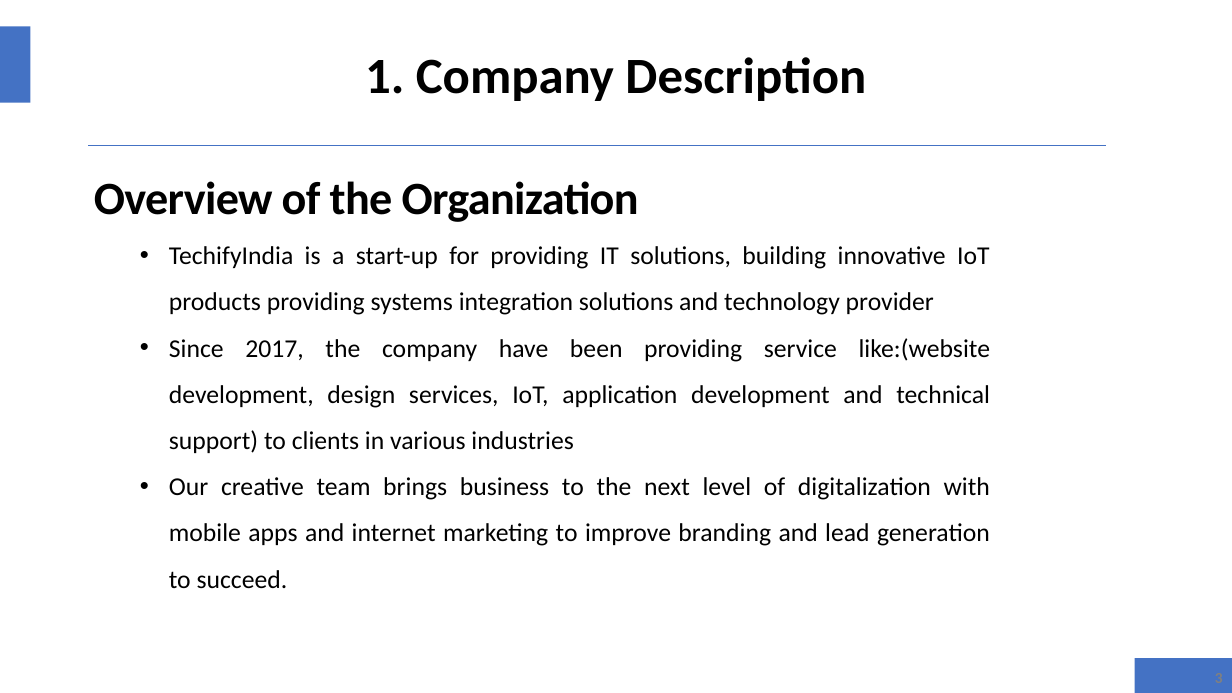
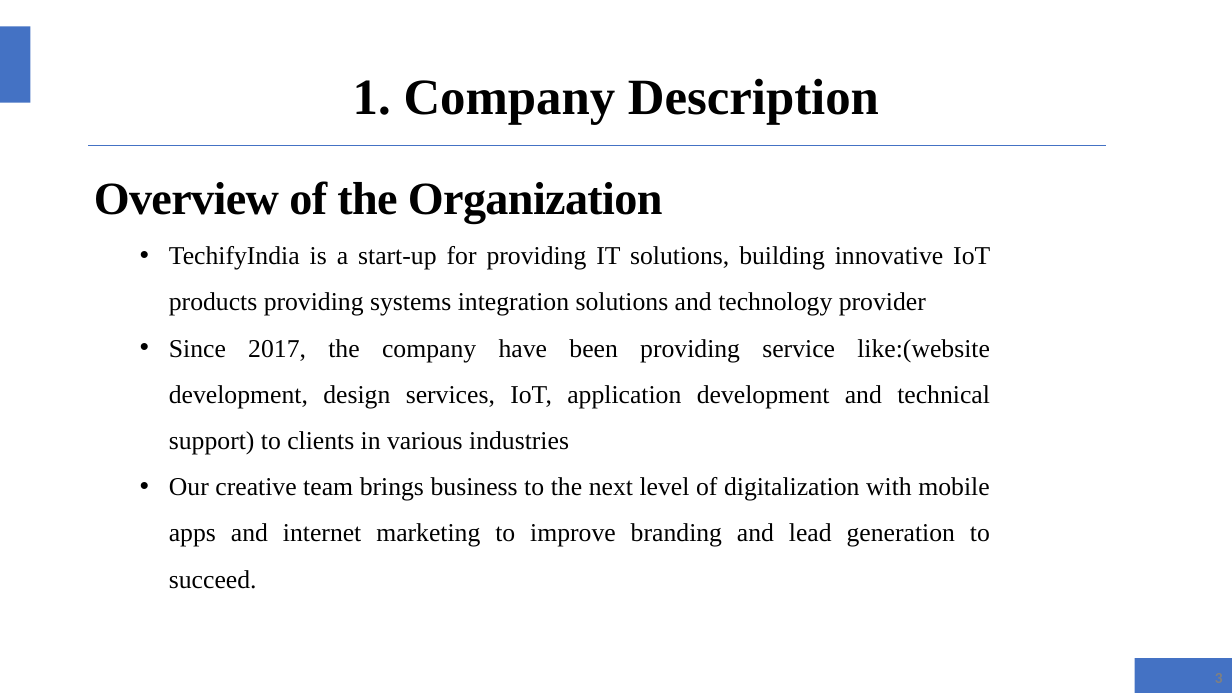
Before and after one commit to krishna-46/6thsem_Internship2023, a slide deck: slide 3 of Reports/SEE PPT's/Final ppt/KRISHNA.pptx. Drawn at 1232x693 pixels with LibreOffice and Linux fonts; fonts in the diff are those of the drawing. Boxes give left, top, right and bottom in pixels: in the first picture for what was removed or moved away, otherwise in the second. Text is boxed around its words. In the diff, an @@ line names an element or a change of style, - is before the commit and + after.

```diff
--- a/Reports/SEE PPT's/Final ppt/KRISHNA.pptx
+++ b/Reports/SEE PPT's/Final ppt/KRISHNA.pptx
@@ title "1. Company Description" at (x1=353, y1=78, x2=879, y2=125): font Calibri to Times New Roman @@
@@ title "1. Company Description" moved from (x1=365, y1=57, x2=866, y2=101) to (x1=353, y1=78, x2=879, y2=125) @@
@@ text "Overview of the Organization" at (x1=94, y1=181, x2=990, y2=589): font Calibri to Times New Roman @@
```
Also in this commit, not shown: 25 other slides changed, 2 slides added, 1 slide removed, 9 other files.
